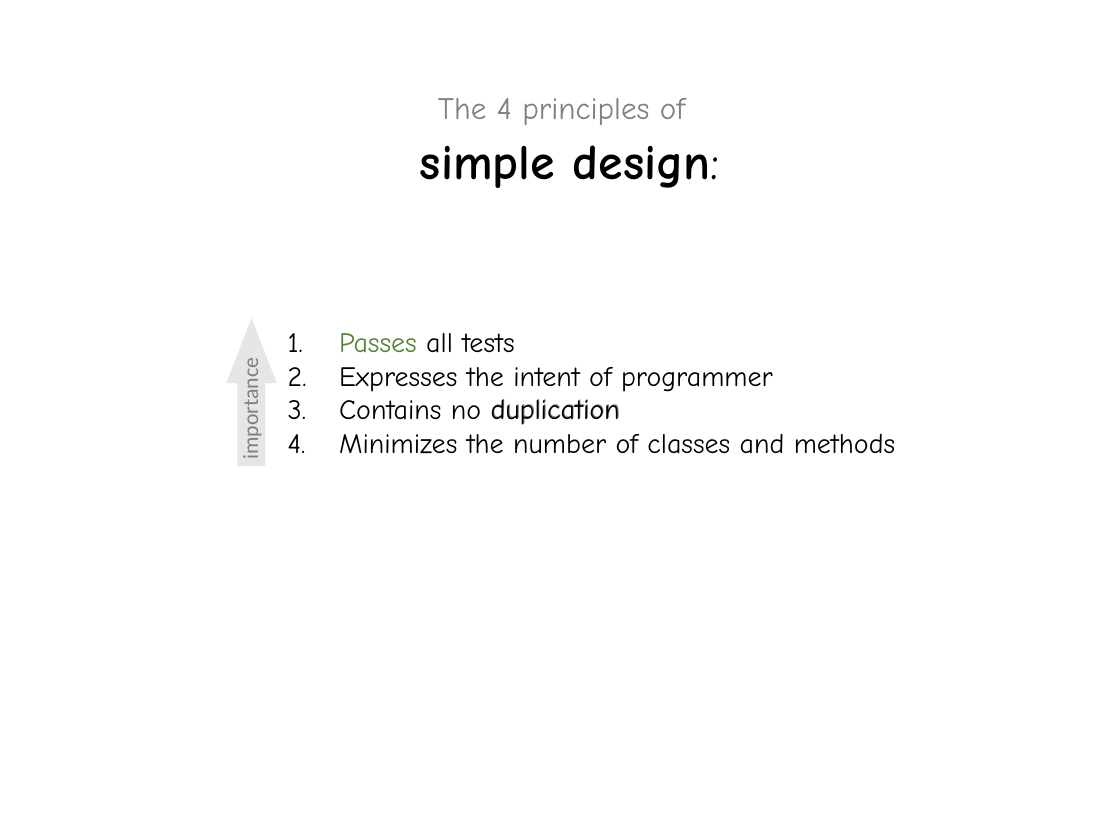
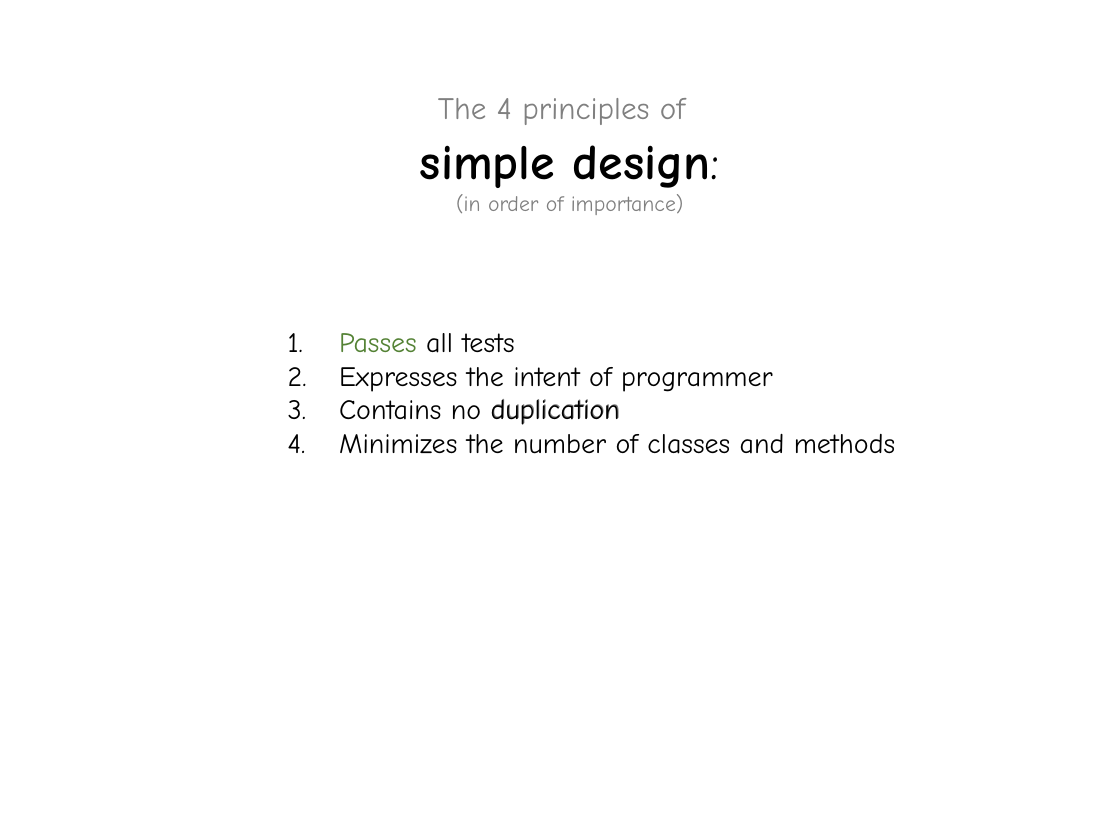
Before and after one commit to LearnWithLlew/Coderetreat.facilitation, a slide deck: slide 18 of Coderetreat - Printouts.pptx. Drawn at 1120x840 pixels with LibreOffice and Linux fonts; fonts in the diff are those of the drawing; background and template pictures are left out. Boxes give left, top, right and bottom in pixels: in the first picture for what was removed or moved away, otherwise in the second. Text is boxed around its words. In the diff, an @@ line names an element or a change of style, - is before the commit and + after.

```diff
--- a/Coderetreat - Printouts.pptx
+++ b/Coderetreat - Printouts.pptx
@@ text at [456, 194, 684, 215]: paragraph added @@
+(in order of importance)
@@ down arrow removed at [226, 318, 277, 466] @@
@@ text removed at [237, 368, 264, 457] @@
-importance
```
Also in this commit, not shown: 11 other slides changed, 1 other file.
